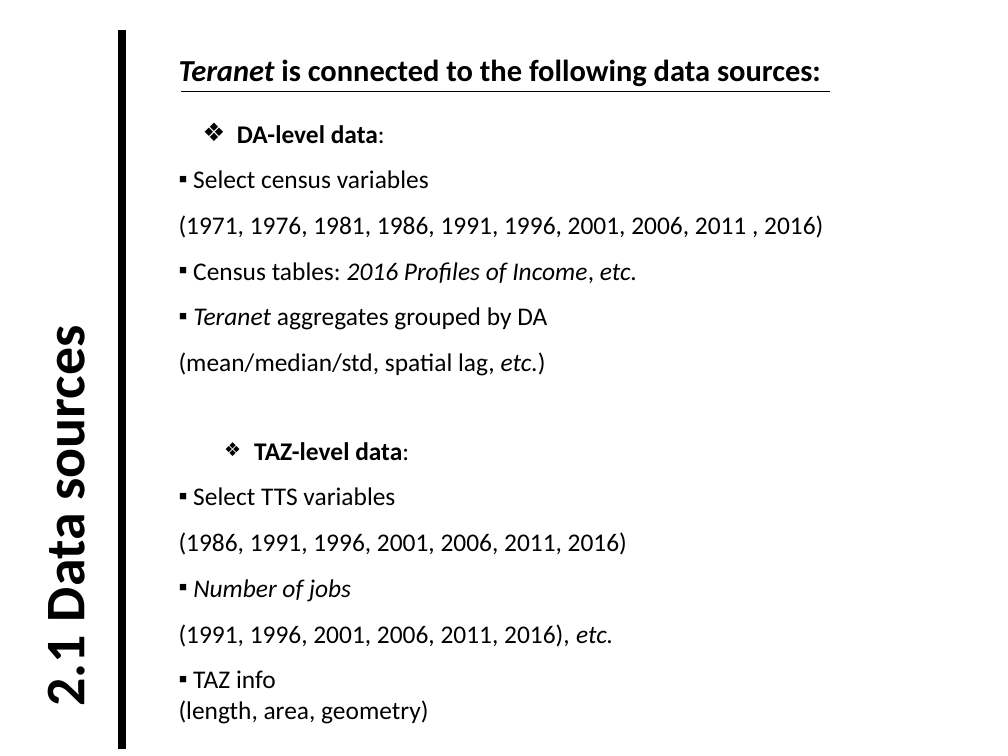
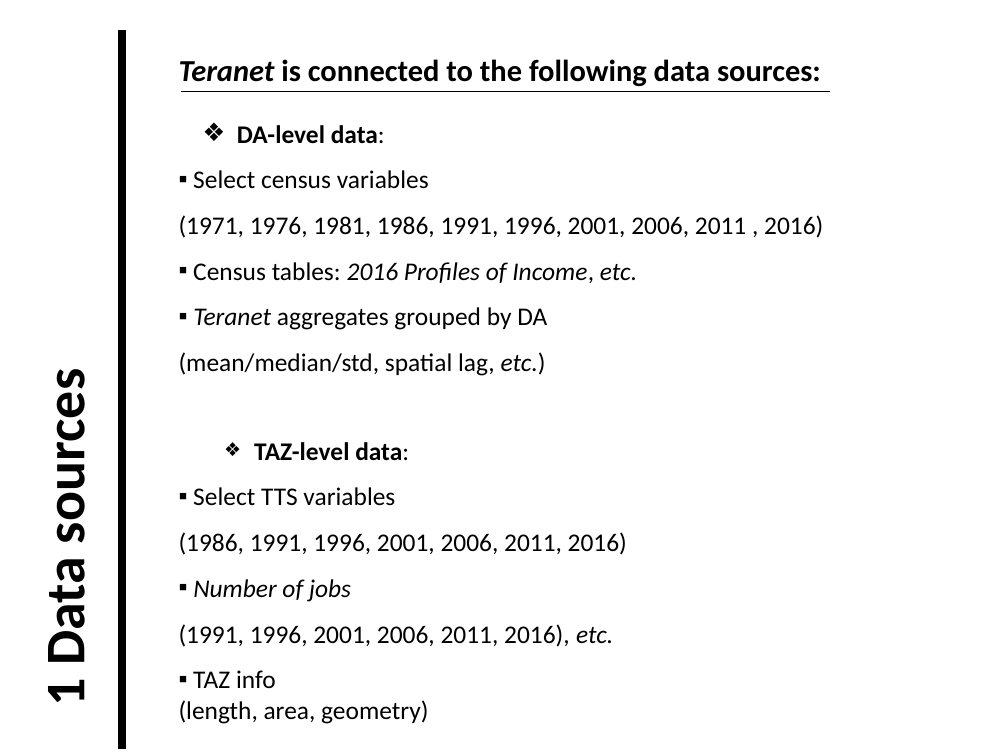
Before and after one commit to stepan-o/thesis, a slide deck: slide 3 of presentations/rdbms_design.pptx (slide 5 before the commit). Drawn at 1008x756 pixels with LibreOffice and Linux fonts; fonts in the diff are those of the drawing. Boxes give left, top, right and bottom in pixels: in the first picture for what was removed or moved away, otherwise in the second. Text is boxed around its words. In the diff, an @@ line names an element or a change of style, - is before the commit and + after.

Commit message:
update presentation with data flows and ER diagrams

```diff
--- a/presentations/rdbms_design.pptx
+++ b/presentations/rdbms_design.pptx
@@ text at (31,386,99,702): text changed @@
-2.1 Data sources
+1 Data sources
```
Also in this commit, not shown: 8 other slides changed, 9 slides added.
